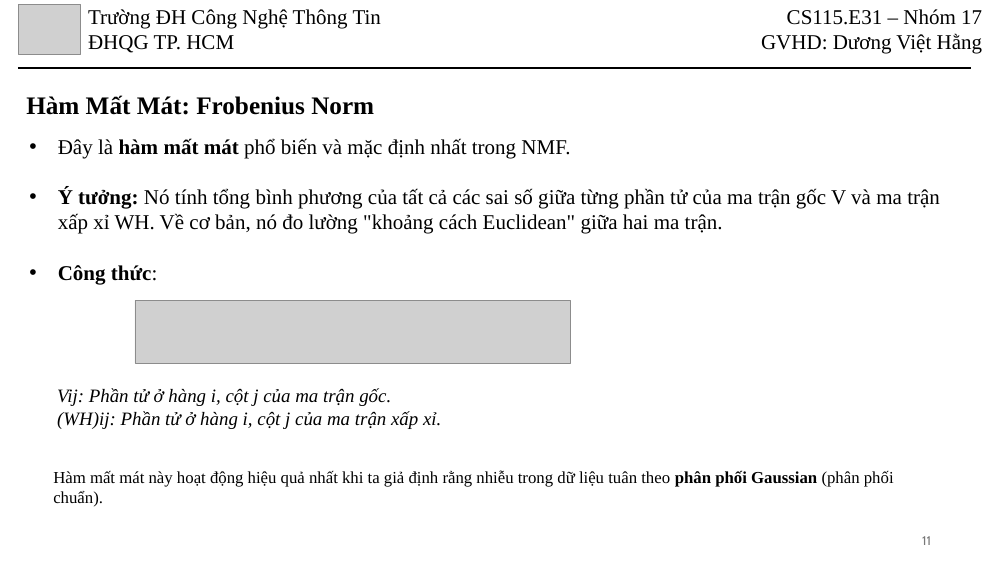
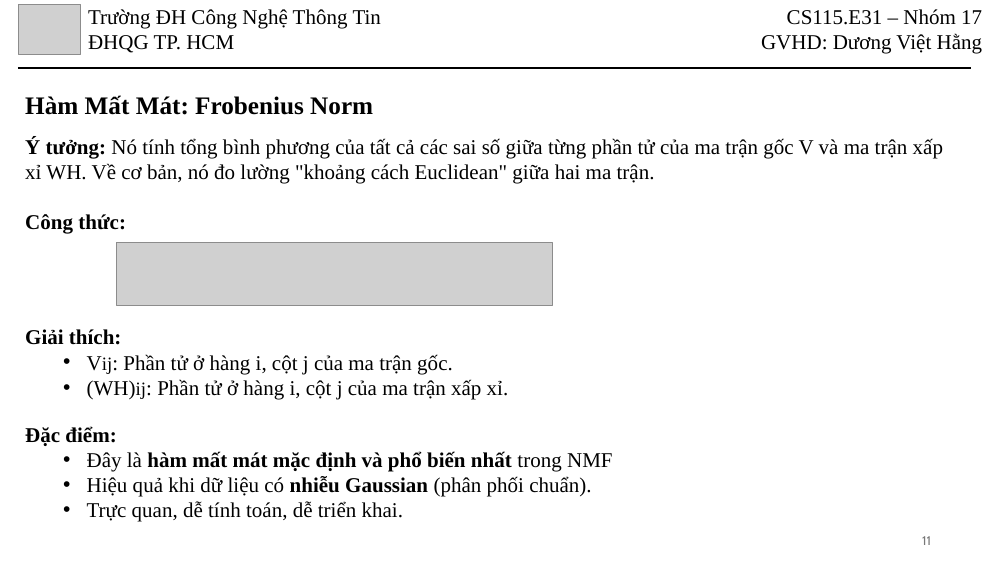
Before and after one commit to HoanHang/AI-UIT, a slide deck: slide 11 of Toan_KHMT/BaoCao/CS115-Nhom17-NMF.pptx. Drawn at 1008x567 pixels with LibreOffice and Linux fonts; fonts in the diff are those of the drawing; grey boxes stand for pictures. Boxes give left, top, right and bottom in pixels: in the first picture for what was removed or moved away, otherwise in the second. Text is boxed around its words. In the diff, an @@ line names an element or a change of style, - is before the commit and + after.

```diff
--- a/Toan_KHMT/BaoCao/CS115-Nhom17-NMF.pptx
+++ b/Toan_KHMT/BaoCao/CS115-Nhom17-NMF.pptx
@@ text "Ý tưởng: Nó tính tổng ..." at [25, 138, 943, 234]: bold on in "thức:"; bullet • to none @@
@@ text at [58, 138, 570, 159]: paragraph removed @@
-• Đây là hàm mất mát phổ biến và mặc định nhất trong NMF.
@@ picture: place and size @@
-picture at [135, 300, 570, 363]
+picture at [116, 242, 552, 305]
@@ text "Giải thích:": place and size @@
-text "Giải thích:" at [57, 388, 441, 429]
+text "Giải thích:" at [25, 329, 509, 400]
@@ text at [25, 329, 122, 345]: paragraph added @@
+Giải thích:
@@ text at [87, 354, 509, 400]: size 18 to 20 pt, italic off in "Vij: Phần tử ở hàng i, cột ...", "(WH)ij: Phần tử ở hàng i, cột ..."; bullet none to •; list level 1 to 2 in "Vij: Phần tử ở hàng ..."; list level 1 to 2 in "(WH)ij: Phần tử ở hàng ..." @@
@@ text at [25, 426, 613, 522]: text changed; size 16 to 20 pt @@
-Hàm mất mát này hoạt động hiệu quả nhất khi ta giả định rằng nhiễu trong dữ liệu tuân theo phân phối Gaussian (phân phối chuẩn).
+Đặc điểm:
+  • Đây là hàm mất mát mặc định và phổ biến nhất trong NMF
+  • Hiệu quả khi dữ liệu có nhiễu Gaussian (phân phối chuẩn).
+  • Trực quan, dễ tính toán, dễ triển khai.
```
Also in this commit, not shown: 22 other slides changed, 2 slides removed.
